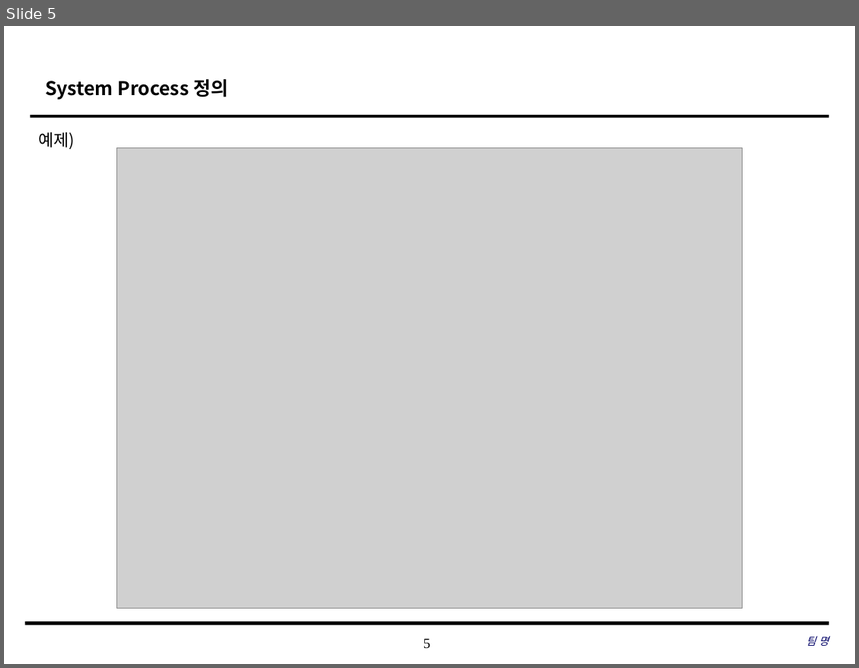
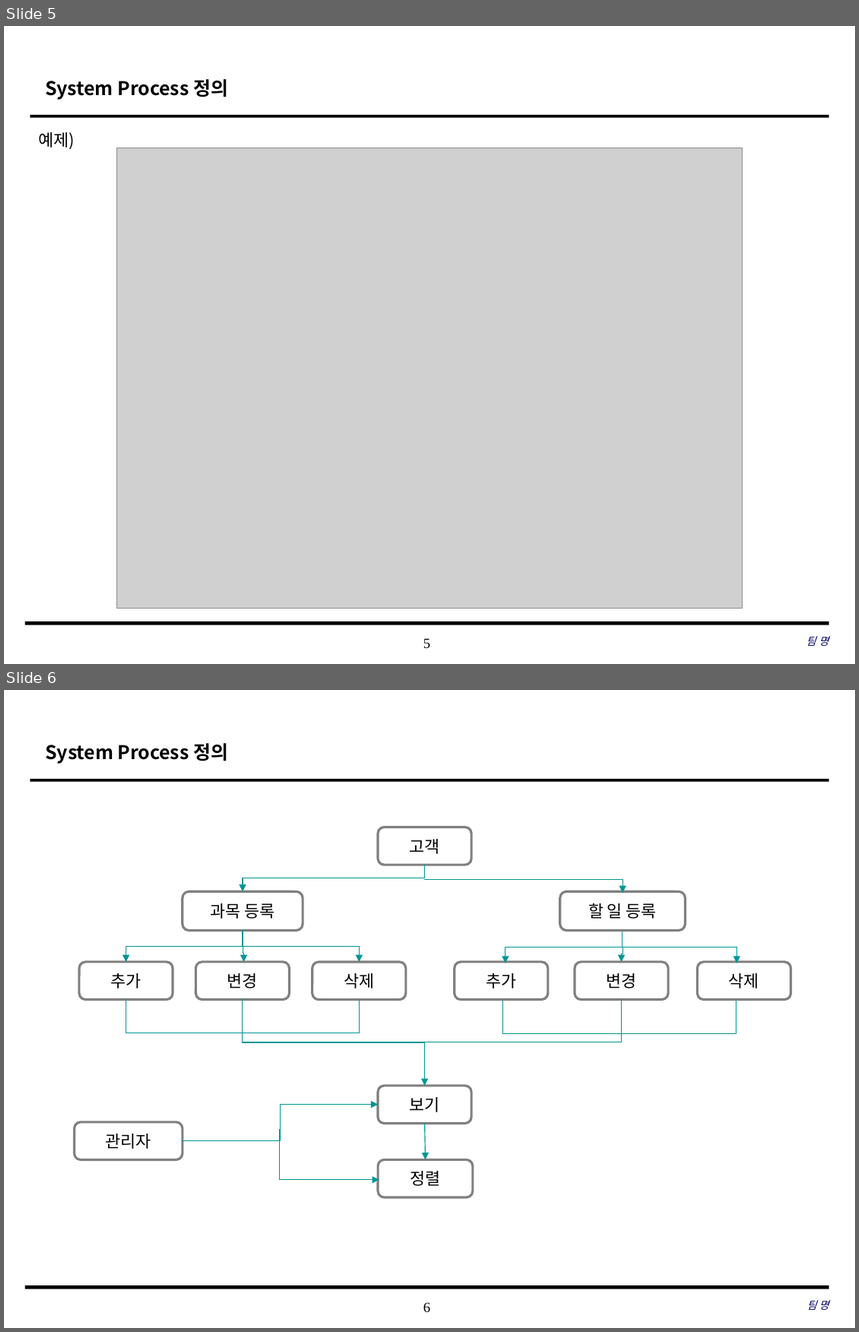
Before and after one commit to coskdms/SE2017_10_TenoutofTen, a slide deck: doc/3_ 설계서/UI Design Template.pptx. Shown one above the other, each under a label of ours: slide 5 before the commit, slides 5 and 6 after it. The pictures are 859x668 and 859x1332 pixels, drawn with LibreOffice and Linux fonts; fonts in the diff are those of the drawing; grey boxes stand for pictures; background and template pictures are left out. Boxes give left, top, right and bottom in pixels: in the first picture for what was removed or moved away, otherwise in the second. Text is boxed around its words. In the diff, an @@ line names an element or a change of style, - is before the commit and + after.

Commit message:
#867 새기능 신규 보통 2017.05.19 UI 디자인 설계서 초안 작성 -system process

```diff
--- a/doc/3_ 설계서/UI Design Template.pptx
+++ b/doc/3_ 설계서/UI Design Template.pptx
@@ slide 6 added at (x1=4, y1=690, x2=855, y2=1328), background #FFFFFF; not listed: 3 template elements that a slide beside it also shows @@
@@ title added at (x1=45, y1=743, x2=228, y2=764), 16 pt, text #000000, bold @@
+System Process 정의
@@ rounded rectangle added at (x1=378, y1=827, x2=471, y2=865), fill #FFFFFF, outline #808080 2 pt, 14 pt, text #000000 @@
+고객
@@ elbow arrow added from (424, 865) to (243, 891), #009696 0.75 pt dashed @@
@@ rounded rectangle added at (x1=183, y1=891, x2=303, y2=931), fill #FFFFFF, outline #808080 2 pt, 14 pt, text #000000 @@
+과목 등록
@@ elbow arrow added from (424, 880) to (623, 893), #009696 0.75 pt dashed @@
@@ rounded rectangle added at (x1=560, y1=891, x2=685, y2=931), fill #FFFFFF, outline #808080 2 pt, 14 pt, text #000000 @@
+할 일 등록
@@ elbow arrow added from (243, 931) to (126, 962), #009696 0.75 pt dashed @@
@@ elbow arrow added from (622, 932) to (506, 964), #009696 0.75 pt dashed @@
@@ rounded rectangle added at (x1=79, y1=962, x2=173, y2=1000), fill #FFFFFF, outline #808080 2 pt, 14 pt, text #000000 @@
+추가
@@ rounded rectangle added at (x1=196, y1=962, x2=289, y2=1000), fill #FFFFFF, outline #808080 2 pt, 14 pt, text #000000 @@
+변경
@@ elbow arrow added from (243, 946) to (359, 962), #009696 0.75 pt dashed @@
@@ elbow arrow added from (243, 945) to (244, 962), #009696 0.75 pt dashed @@
@@ rounded rectangle added at (x1=312, y1=962, x2=406, y2=1000), fill #FFFFFF, outline #808080 2 pt, 14 pt, text #000000 @@
+삭제
@@ rounded rectangle added at (x1=454, y1=962, x2=548, y2=1000), fill #FFFFFF, outline #808080 2 pt, 14 pt, text #000000 @@
+추가
@@ rounded rectangle added at (x1=576, y1=962, x2=669, y2=1000), fill #FFFFFF, outline #808080 2 pt, 14 pt, text #000000 @@
+변경
@@ elbow arrow added from (620, 947) to (737, 964), #009696 0.75 pt dashed @@
@@ elbow arrow added from (623, 947) to (622, 962), #009696 0.75 pt dashed @@
@@ rounded rectangle added at (x1=698, y1=962, x2=791, y2=1000), fill #FFFFFF, outline #808080 2 pt, 14 pt, text #000000 @@
+삭제
@@ elbow line added from (126, 1000) to (359, 1000), #009696 0.75 pt dashed @@
@@ elbow arrow added from (243, 1000) to (424, 1086), #009696 0.75 pt dashed @@
@@ elbow line added from (622, 1000) to (422, 1043), #009696 0.75 pt dashed @@
@@ elbow line added from (503, 1001) to (736, 1001), #009696 0.75 pt dashed @@
@@ rounded rectangle added at (x1=378, y1=1086, x2=471, y2=1123), fill #FFFFFF, outline #808080 2 pt, 14 pt, text #000000 @@
+보기
@@ rounded rectangle added at (x1=75, y1=1122, x2=183, y2=1160), fill #FFFFFF, outline #808080 2 pt, 14 pt, text #000000 @@
+관리자
@@ elbow arrow added from (183, 1141) to (378, 1104), #009696 0.75 pt dashed @@
@@ elbow arrow added from (280, 1129) to (379, 1180), #009696 0.75 pt dashed @@
@@ arrow added from (424, 1123) to (425, 1160), #009696 0.75 pt dashed @@
@@ rounded rectangle added at (x1=378, y1=1160, x2=472, y2=1198), fill #FFFFFF, outline #808080 2 pt, 14 pt, text #000000 @@
+정렬
@@ text added at (x1=807, y1=1301, x2=829, y2=1310), 9 pt, text #000066, italic @@
+팀 명
```
Also in this commit, not shown: 1 slide changed.
